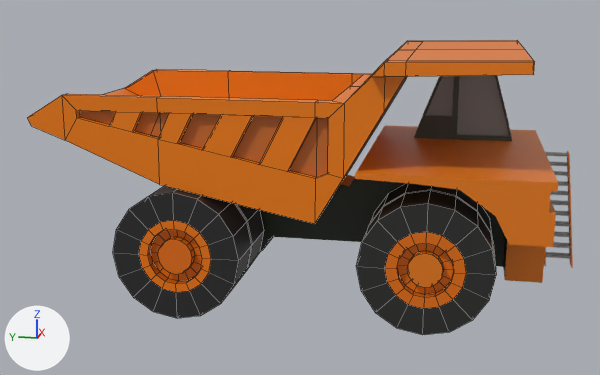
The FBX model Big Boy Vehicles/Assets/Models/Dump Truck.fbx as it was, and as the next commit left it.
One viewpoint serves both versions: a 50 mm camera at (-11.4, -2.03, 4.23) aimed at (-0.12, 0.23, 1.4). Arrows for +X, +Y and +Z are at lower left; the lights stay in place. Mesh edges are drawn as thin lines on the coarser meshes. Where no turn or scale is listed for an object, it has been applied to the vertices.

In view in the first picture: 'Body', 'Dump', 'Tire (F)', 'Tire (R)'.
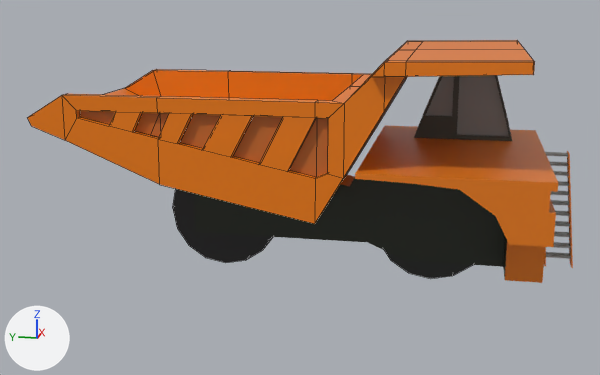
Boxes (x1, y1, x2, y2) around the edits, measured in the pictures (600 x 375 px):
'Tire (F)', reshaped: before (356, 183, 496, 335); after (385, 251, 472, 279)
'Tire (R)', reshaped: before (113, 186, 273, 318); after (173, 189, 273, 263)
part 1 of me_cylinder_003, deleted: before (356, 191, 496, 335)
part 2 of me_cylinder_003, deleted (black): before (369, 183, 495, 256)
part 3 of me_cylinder_005, deleted: before (113, 186, 252, 318)
part 4 of me_cylinder_005, deleted (black): before (163, 186, 264, 283)

Diff of the bpy script that builds the scene:
```diff
--- a/Big Boy Vehicles/Assets/Models/Dump Truck.fbx.py
+++ b/Big Boy Vehicles/Assets/Models/Dump Truck.fbx.py
@@ me_cylinder_005 @@
 me_cylinder_005.from_pydata(...)  # 288 vertices, 232 faces; spans x -2.93..0.69, y -0.84..0.84, z -0.84..0.84
 # used by ob_tire__r; location = (1.12, 1.51, 0.84)
+# me_cylinder_005 part 3: the loose piece of 112 vertices spanning x -2.93..-2.28, y -0.84..0.84, z -0.84..0.84 is deleted
+# me_cylinder_005 part 4: the loose piece of 32 vertices spanning x -2.22..-1.57, y -0.84..0.84, z -0.84..0.84 is deleted
 me_cylinder_005.materials.append(mat_material)
@@ me_cylinder_003 @@
 me_cylinder_003.from_pydata(...)  # 288 vertices, 232 faces; spans x -2.74..0.68, y -0.84..0.84, z -0.84..0.84
 # used by ob_tire__f; location = (1.03, -1.64, 0.84)
+# me_cylinder_003 part 1: the loose piece of 112 vertices spanning x -2.74..-2.09, y -0.84..0.84, z -0.84..0.84 is deleted
+# me_cylinder_003 part 2: the loose piece of 32 vertices spanning x -2.03..-1.38, y -0.84..0.84, z -0.84..0.84 is deleted
 me_cylinder_003.materials.append(mat_material)
```
